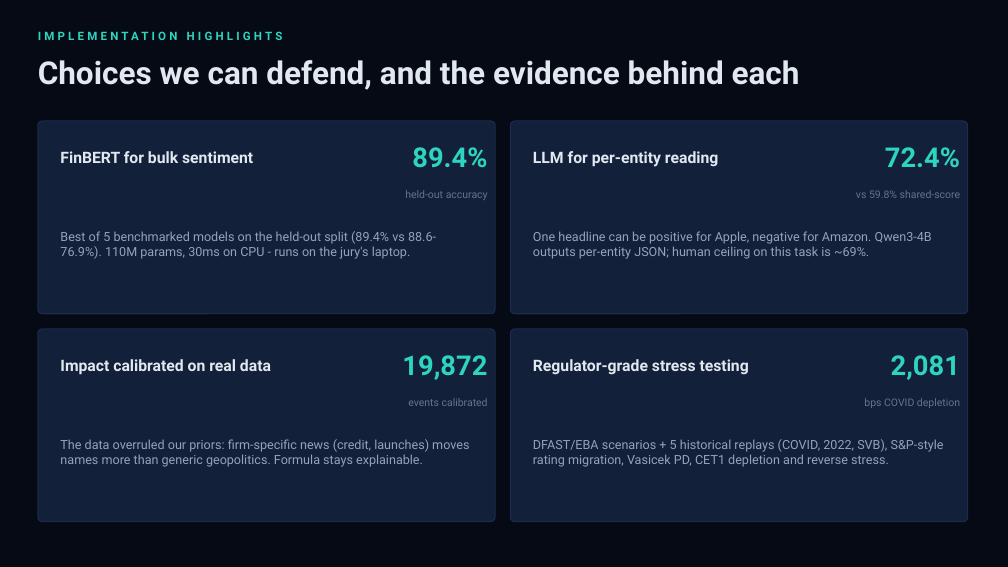
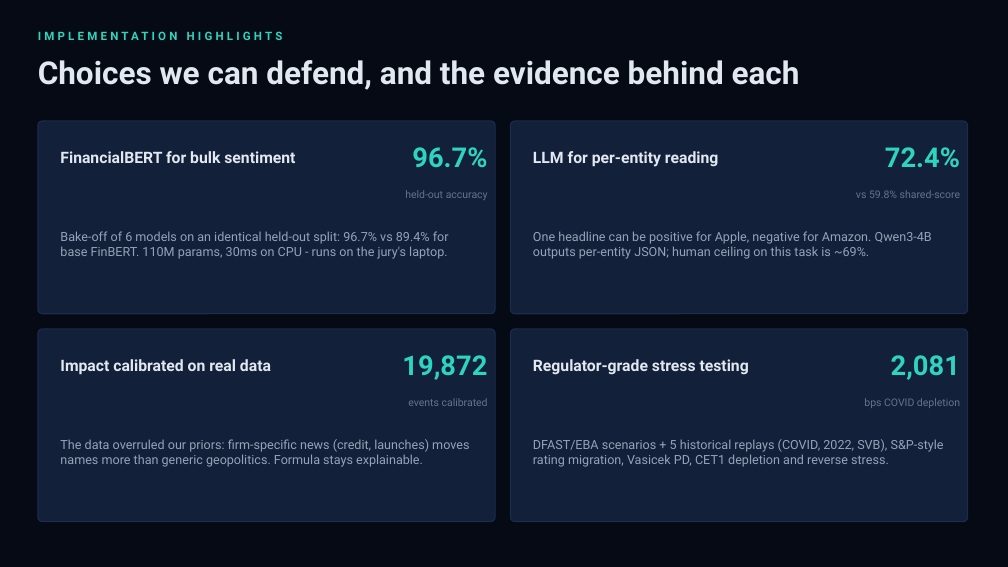
Before and after one commit to SachinGoyal94/TIET-SachinGoyal-Hackathon, a slide deck: slide 4 of docs/presentation.pptx. Drawn at 1008x567 pixels with LibreOffice and Linux fonts; fonts in the diff are those of the drawing. Boxes give left, top, right and bottom in pixels: in the first picture for what was removed or moved away, otherwise in the second. Text is boxed around its words. In the diff, an @@ line names an element or a change of style, - is before the commit and + after.

```diff
--- a/docs/presentation.pptx
+++ b/docs/presentation.pptx
@@ text at <box>412,147,487,168</box>: text changed @@
-89.4%
+96.7%
@@ text at <box>60,151,295,163</box>: text changed @@
-FinBERT for bulk sentiment
+FinancialBERT for bulk sentiment
@@ text at <box>60,231,449,259</box>: text changed @@
-Best of 5 benchmarked models on the held-out split (89.4% vs 88.6-76.9%). 110M params, 30ms on CPU - runs on the jury's laptop.
+Bake-off of 6 models on an identical held-out split: 96.7% vs 89.4% for base FinBERT. 110M params, 30ms on CPU - runs on the jury's laptop.
```
Also in this commit, not shown: 4 other slides changed, 3 other files.
